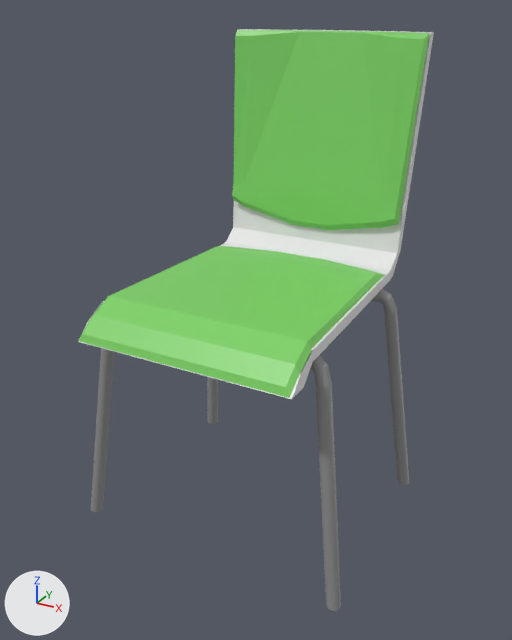
What one commit did to the COLLADA model classroom_chair_grey_visual.dae.
The view is the same before and after, from a 50 mm camera at (0.0259, -0.0479, 0.0197) aimed at (-0.0002, -0.0005, -0.004). Every picture has the same lights, and +X, +Y and +Z are marked at lower left. Where no turn or scale is listed for an object, it has been applied to the vertices.

Before the edit, the objects in view are built like this:
```python
mat_material = principled_material('Material')
mat_material.base_color = (0.206, 0.64, 0.13)  # green #7dd165
mat_material.roughness = 0.44
me_cylinder = bpy.data.meshes.new('Cylinder')
me_cylinder.from_pydata(...)  # 928 vertices, 1800 faces; spans x -0.012..0.0121, y -0.0122..0.0138, z -0.0213..0.018
# faces by material slot: [1520, 176, 104]
me_cylinder.materials.append(mat_material_002)  # grey #909090
me_cylinder.materials.append(mat_material)  # green #7dd165
me_cylinder.materials.append(mat_material_001)  # white #e7e7e7
ob_cylinder = bpy.data.objects.new('Cylinder', me_cylinder)
ob_cylinder.location = (0.0, 0.0, 0.0)
```
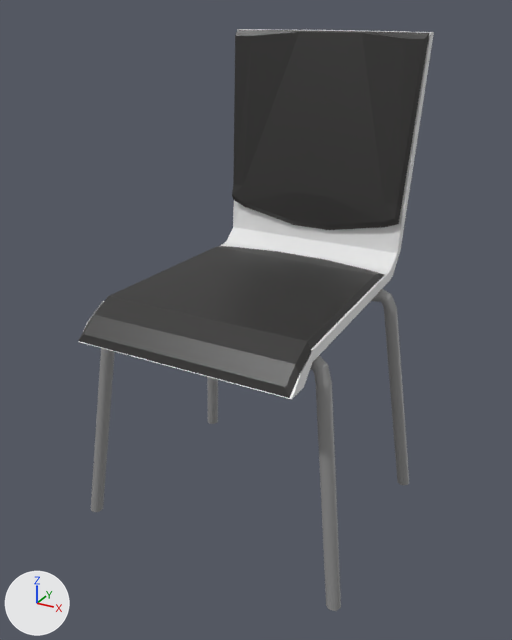
Commit message: Changed grey chair visual dae 1.2

The change, as a diff of the scene's bpy script:
```diff
--- a/classroom_chair_grey_visual.dae.py
+++ b/classroom_chair_grey_visual.dae.py
@@ mat_material @@
 mat_material = principled_material('Material')
-mat_material.base_color = (0.206, 0.64, 0.13)  # green #7dd165
+mat_material.base_color = (0.0285, 0.0275, 0.0265)  # black #2f2e2d
 mat_material.roughness = 0.44
```

Pixel boxes [x1, y1, x2, y2] of what changed, in the pictures (512 x 640 px):
'Cylinder', recoloured (green to grey)
    both: [78, 29, 432, 399]
